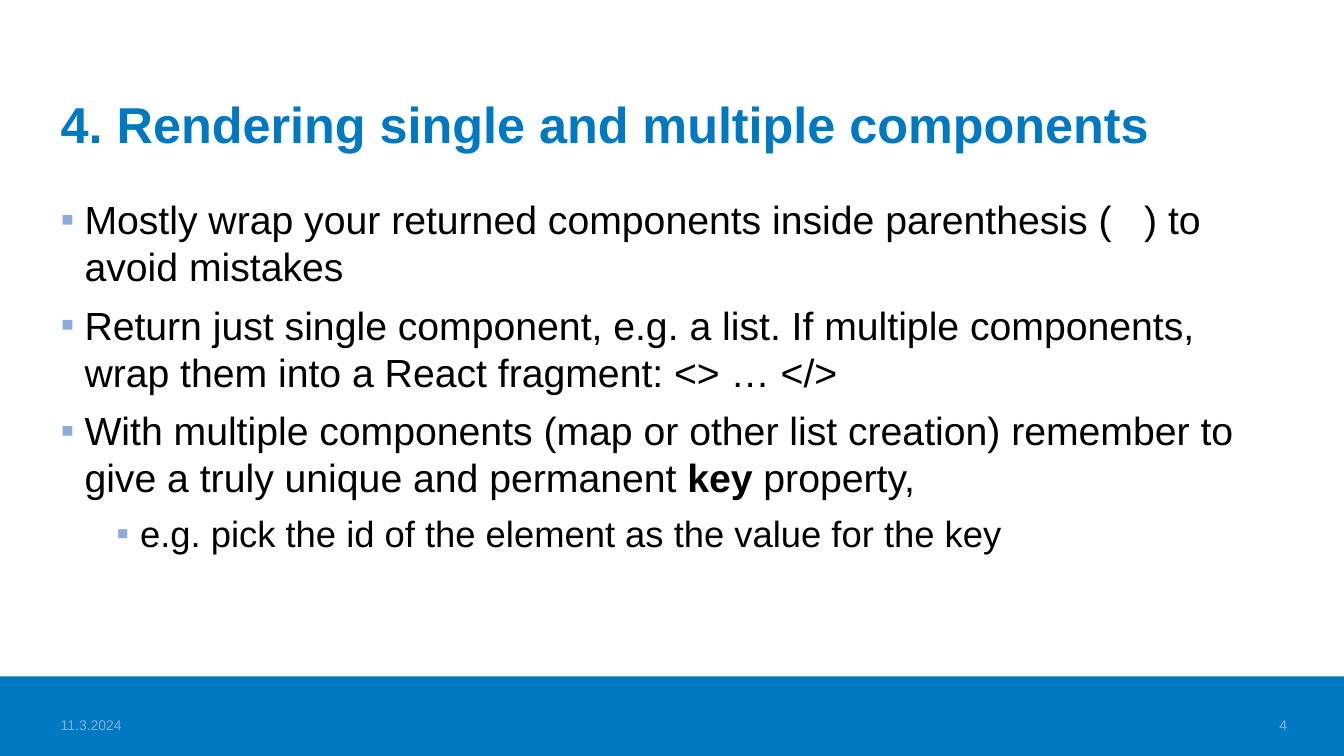
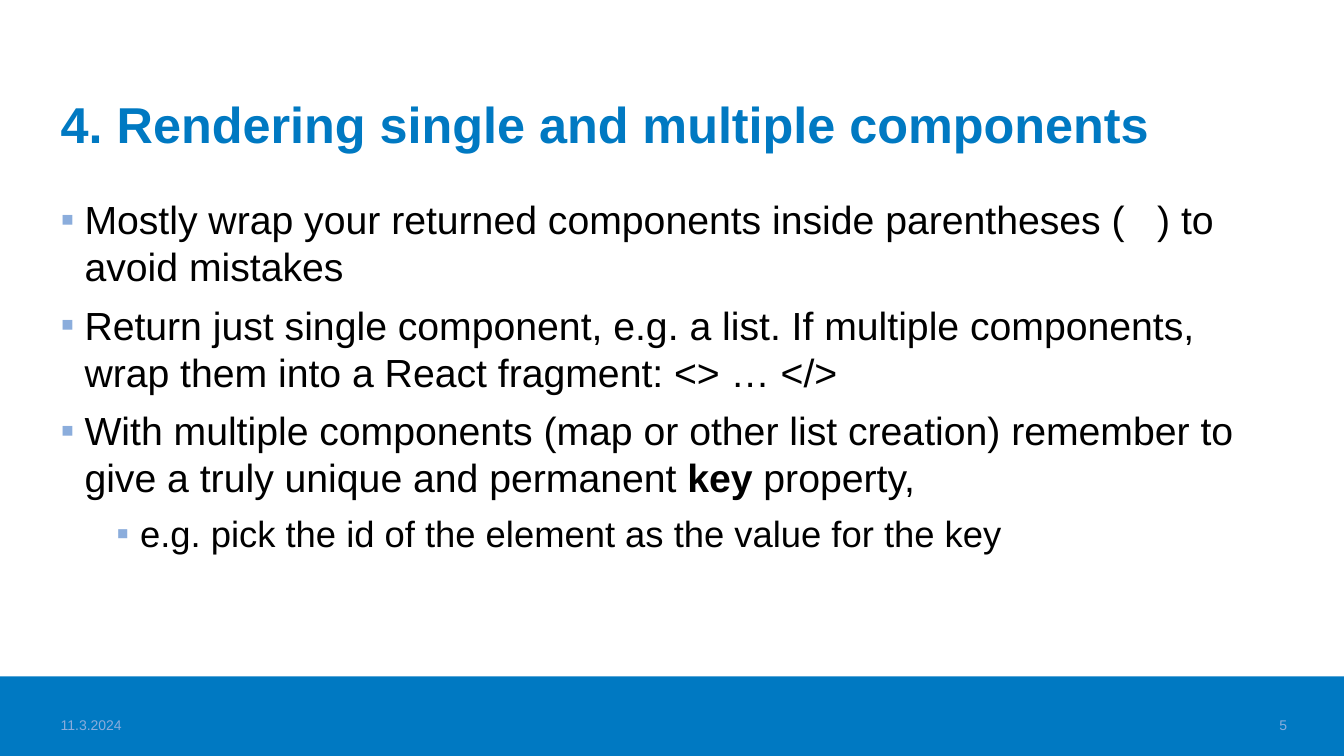
Before and after one commit to haagahelia/ohke-teknologiat, a slide deck: slide 5 of 05_frontend/Frontend_VideoTopics.pptx (slide 4 before the commit). Drawn at 1344x756 pixels with LibreOffice and Linux fonts; fonts in the diff are those of the drawing; background and template pictures are left out. Boxes give left, top, right and bottom in pixels: in the first picture for what was removed or moved away, otherwise in the second. Text is boxed around its words. In the diff, an @@ line names an element or a change of style, - is before the commit and + after.

```diff
--- a/05_frontend/Frontend_VideoTopics.pptx
+++ b/05_frontend/Frontend_VideoTopics.pptx
@@ text at [85,205,1214,282]: text changed @@
-▪ Mostly wrap your returned components inside parenthesis ( ) to avoid mistakes
+▪ Mostly wrap your returned components inside parentheses ( ) to avoid mistakes
@@ page number at [1279,720,1287,730]: text changed @@
-4
+5
```
Also in this commit, not shown: 6 other slides changed, 1 slide added, 1 other file.
